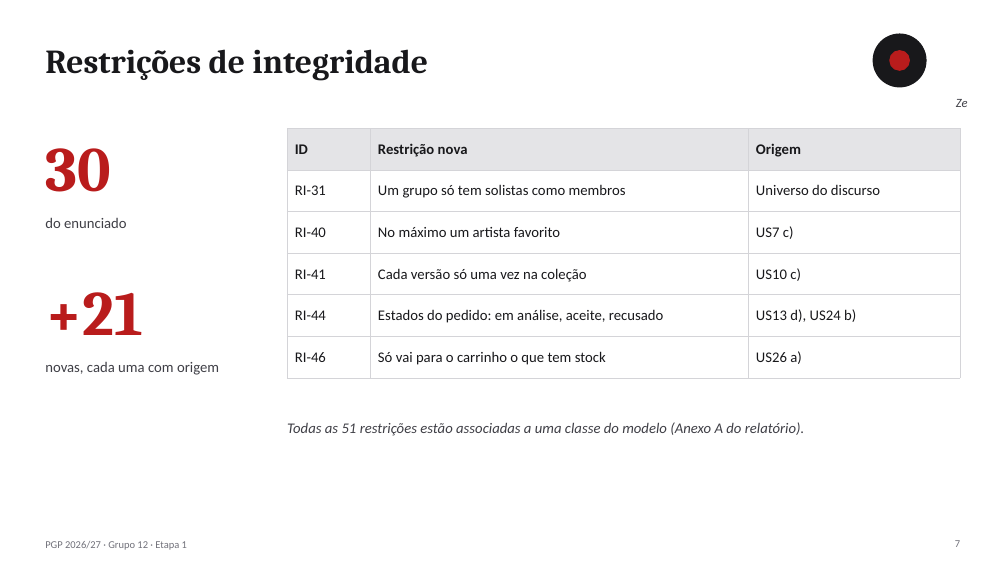
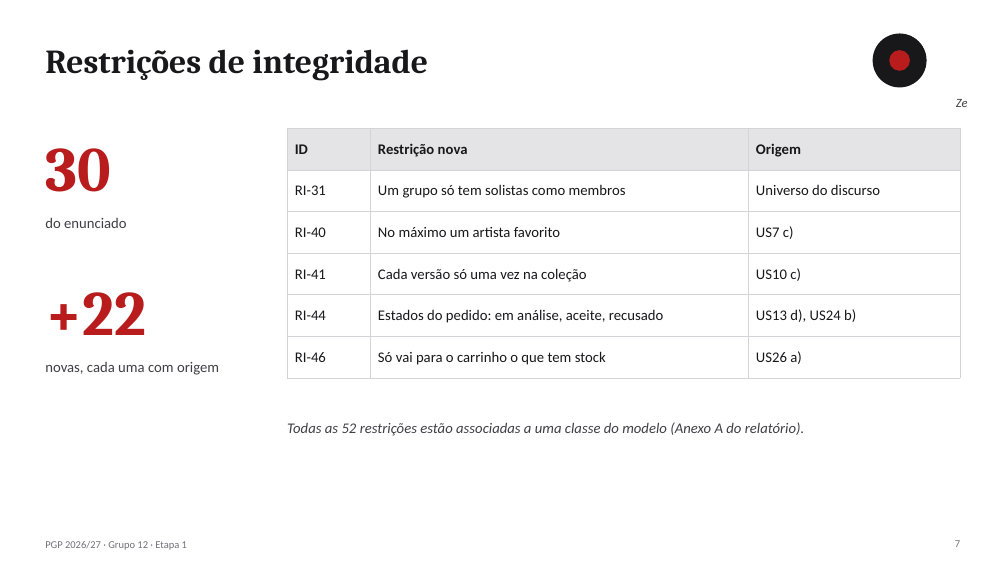
Before and after one commit to malat0o/PGP, a slide deck: slide 7 of etapa1/relatorio/PGP-2627-G12-E1-apresentacao.pptx. Drawn at 1008x567 pixels with LibreOffice and Linux fonts; fonts in the diff are those of the drawing. Boxes give left, top, right and bottom in pixels: in the first picture for what was removed or moved away, otherwise in the second. Text is boxed around its words. In the diff, an @@ line names an element or a change of style, - is before the commit and + after.

```diff
--- a/etapa1/relatorio/PGP-2627-G12-E1-apresentacao.pptx
+++ b/etapa1/relatorio/PGP-2627-G12-E1-apresentacao.pptx
@@ text at [45,292,146,335]: text changed @@
-+21
++22
@@ text at [287,422,804,436]: text changed @@
-Todas as 51 restrições estão associadas a uma classe do modelo (Anexo A do relatório).
+Todas as 52 restrições estão associadas a uma classe do modelo (Anexo A do relatório).
```
Also in this commit, not shown: 3 other slides changed, 44 other files.
